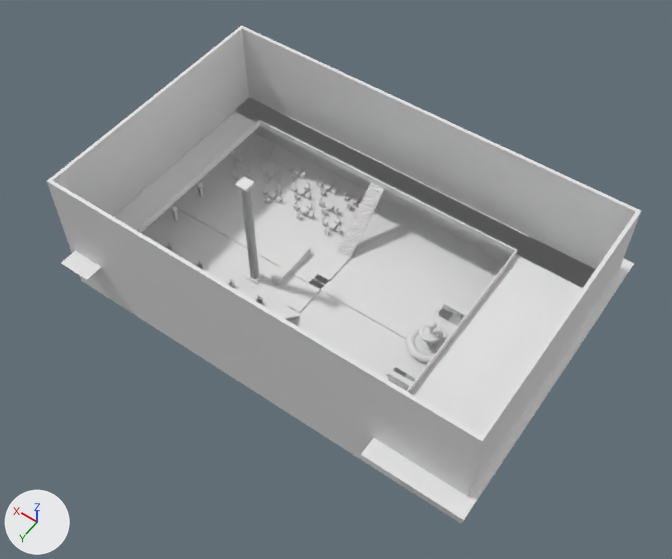
What one commit did to the Blender file scenes/Lobby game thing pre beta 1.0.blend.
Camera for both pictures: a camera (50 mm lens) standing at (-39.5, 62.9, 106.1) and looking at (4.4, 1.5, 9.6). Lighting does not change. The marker at lower left points along +X, +Y and +Z. Materials are left out; every surface is plain grey.

Script lines for the objects in view, before the commit:
```python
ob_column_001 = bpy.data.objects.new('Column.001', me_column_001)
ob_column_001.location = (16.8, 3.6, 3.4)
ob_column_001.scale = (4.28, 4.28, 7.87)
ob_plane_001 = bpy.data.objects.new('Plane.001', me_plane_001)
ob_plane_001.location = (5.4, -17.3, 10.3)
ob_plane_001.scale = (30.2, 1.85, 1.0)
ob_plane_002 = bpy.data.objects.new('Plane.002', me_plane_002)
ob_plane_002.location = (32.8, -1.1, 10.3)
ob_plane_002.rotation_euler = (0.0, 0.0, 1.571)  # degrees (0, 0, 90)
ob_plane_002.scale = (22.0, 2.42, 5.0)
ob_plane_003 = bpy.data.objects.new('Plane.003', me_plane_003)
ob_plane_003.location = (5.4, 15.7, 10.3)
ob_plane_003.scale = (30.2, 1.8, 1.0)
ob_plane_004 = bpy.data.objects.new('Plane.004', me_plane_004)
ob_plane_004.location = (-19.7, -1.1, 10.3)
ob_plane_004.rotation_euler = (0.0, 0.0, 1.571)  # degrees (0, 0, 90)
ob_plane_004.scale = (22.0, 6.77, 0.5)
ob_room = bpy.data.objects.new('Room', me_room_001)
ob_room.location = (-25.0, 17.7, 3.0)
ob_room_001 = bpy.data.objects.new('Room.001', me_room)
ob_room_001.location = (30.2, 13.8, 10.3)
ob_room_001.scale = (0.719, 1.0, 1.0)
ob_stairs = bpy.data.objects.new('Stairs', me_stairs_003)
ob_stairs.location = (8.9, 5.3, 3.0)
ob_stairs.scale = (2.24, 1.0, 1.38)
ob_stairs_003 = bpy.data.objects.new('Stairs.003', me_stairs_002)
ob_stairs_003.location = (9.0, -6.7, 3.0)
ob_stairs_003.rotation_euler = (0.0, 0.0, 3.142)  # degrees (0, 0, 180)
ob_stairs_003.scale = (2.24, 1.0, 1.38)
# me_room
# before: 0 (0.0, 0.0, 1.0), 1 (0.0, 0.0, 0.0), 2 (-60.0, 0.0, 1.0), 3 (-60.0, 0.0, 0.0), 4 (-60.0, -29.0, 1.0)
# before: 5 (-60.0, -29.0, 0.0), 6 (0.0, -29.0, 1.0), 7 (0.0, -29.0, 0.0)
# also in view: 'Cylinder.010' at (-9.2, -0.7, 5.7); 'Cube.027' at (24.6, -0.9, 3.1); 'Cube' at (5.0, -0.7, 2.9); 'Cube.007' at (3.6, -0.9, 3.1); 'Plane' at (5.4, -17.6, 10.3)
```
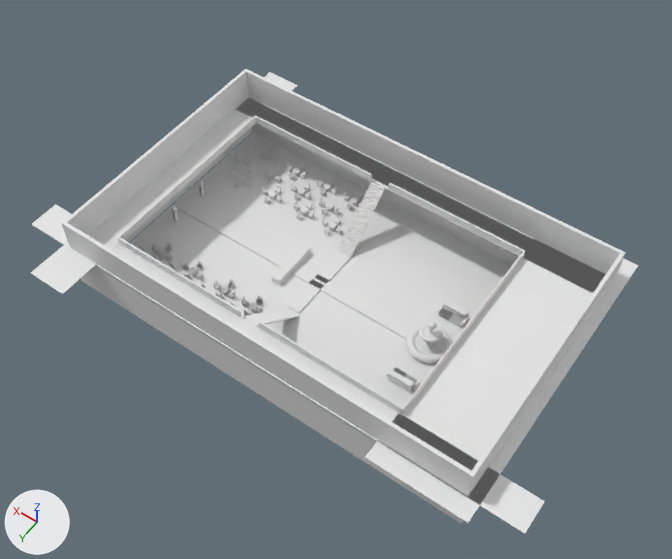
Where the newer file only moved an object's origin or applied its transform, the numbers keep the older frame.

Location of each change, [x1, y1, x2, y2] in pixels of the pictures (672 x 559 px):
'Room', mesh rescaled (9% shorter)
    before: [47, 26, 641, 523]
    after: [61, 69, 626, 523]
'Plane.004', moved
    before: [361, 237, 634, 520]
    after: [365, 240, 638, 523]
'Plane.003', rescaled (not visible before)
    after: [32, 204, 545, 533]
'Room.001', reshaped, moved, rescaled (30% narrower, 15% shorter)
    before: [136, 120, 517, 393]
    after: [259, 183, 525, 415]
'Plane.002', reshaped
    before: [61, 101, 276, 280]
    after: [31, 72, 298, 292]
'Plane.005', added
    after: [33, 163, 191, 294]
'Room.002', added
    after: [117, 115, 372, 317]
'Stairs.003', moved
    before: [337, 183, 384, 260]
    after: [337, 182, 385, 258]
'Column.001', deleted
    before: [240, 189, 259, 279]
'Stairs', moved
    before: [271, 307, 299, 320]
    after: [243, 307, 299, 327]
'Baseboard.001', no longer drawn
    before: [143, 126, 510, 253]
'Baseboard', now drawn
    after: [389, 189, 520, 256]

The change, as a diff of the scene's bpy script:
```diff
--- a/scenes/Lobby game thing pre beta 1.0.blend.py
+++ b/scenes/Lobby game thing pre beta 1.0.blend.py
@@ me_room @@
 me_room.from_pydata(...)  # 8 vertices, 4 faces; spans x -60.0..0.0, y -29.0..0.0, z 0.0..1.0
 # used by ob_room_001; location = (30.2, 13.8, 10.3); scale = (0.719, 1.0, 1.0)
 # verts and faces of me_room; kept vertices keep their numbers, new ones are numbered from 8
+# me_room part 1
+delete_vertices([*range(2, 6)])  # with the faces that use them
+delete_faces([(0, 1, 7, 6)])
+verts[0] = (0.0, 0.0, 1.2)  # moved
+verts[6] = (0.0, -29.0, 1.2)  # moved
+for new, old in zip([*range(8, 12)], [0, 1, 6, 7]): verts[new] = verts[old] + (-29.5, 0.0, 0.0)
+faces += [(0, 8, 9, 1), (8, 10, 11, 9), (6, 7, 11, 10)]
@@ me_room_001 @@
 me_room_001.from_pydata(...)  # 8 vertices, 4 faces; spans x 0.0..60.7, y -37.0..0.0, z 0.0..20.0
+# me_room_001 part 2: the whole mesh is scaled about the mesh origin by (1, 1, 0.609)
@@ me_plane_002 @@
 me_plane_002.from_pydata(...)  # 4 vertices, 1 face; spans x -1.0..1.0, y -1.0..1.0, z 0.0
 # used by ob_plane_002; location = (32.8, -1.1, 10.3); rotation_euler = (0.0, 0.0, 1.571), in degrees (0, 0, 90); scale = (22.0, 2.42, 5.0)
-me_plane_002.vertices[0].co = (-1.0, -1.0, 0.0)
-me_plane_002.vertices[1].co = (1.0, -1.0, 0.0)  # pixel (60, 263)
-me_plane_002.vertices[2].co = (-1.0, 1.0, 0.0)
-me_plane_002.vertices[3].co = (1.0, 1.0, 0.0)  # pixel (86, 279)
+# me_plane_002 part 3
+me_plane_002.vertices[0].co = (-1.13, -1.61, -0.02)  # pixel (270, 71)
+me_plane_002.vertices[1].co = (1.16, -1.82, 0.0)  # pixel (30, 272)
+me_plane_002.vertices[2].co = (-1.12, 0.67, -0.01)  # pixel (297, 85)
+me_plane_002.vertices[3].co = (1.16, 0.46, 0.01)  # pixel (59, 292)
@@ me_room_002 @@
+me_room_002.from_pydata([(0.0, 0.0, 1.2), (0.0, 0.0, 0.0), (-29.0, 0.0, 1.2), (-29.0, 0.0, 0.0), (-29.0, -29.0, 1.2), (-29.0, -29.0, 0.0), (0.0, -29.0, 1.2), (0.0, -29.0, 0.0)], [], [(0, 2, 3, 1), (2, 4, 5, 3), (4, 6, 7, 5)])
@@ me_plane_005 @@
+me_plane_005.from_pydata([(-1.0, -1.02, 0.0), (1.0, -1.02, 0.0), (-1.0, 0.98, 0.0), (1.0, 0.98, 0.0)], [], [(0, 1, 3, 2)])
@@ ob_room_001 @@
 ob_room_001 = bpy.data.objects.new('Room.001', me_room)
-ob_room_001.location = (30.2, 13.8, 10.3)
-ob_room_001.scale = (0.719, 1.0, 1.0)
+ob_room_001.location = (7.4, 13.5, 10.3)
+ob_room_001.scale = (0.72, 1.0, 1.0)
 _m = ob_room_001.modifiers.new('Solidify', 'SOLIDIFY')
@@ ob_stairs @@
 ob_stairs = bpy.data.objects.new('Stairs', me_stairs_003)
-ob_stairs.location = (8.9, 5.3, 3.0)
+ob_stairs.location = (8.9, 5.4, 3.0)
 ob_stairs.scale = (2.24, 1.0, 1.38)
@@ ob_plane_003 @@
 ob_plane_003.location = (5.4, 15.7, 10.3)
-ob_plane_003.scale = (30.2, 1.8, 1.0)
+ob_plane_003.scale = (38.1, 2.29, 1.27)
@@ ob_plane_004 @@
 ob_plane_004 = bpy.data.objects.new('Plane.004', me_plane_004)
-ob_plane_004.location = (-19.7, -1.1, 10.3)
+ob_plane_004.location = (-20.3, -1.1, 10.3)
 ob_plane_004.rotation_euler = (0.0, 0.0, 1.571)  # degrees (0, 0, 90)
@@ ob_stairs_003 @@
 ob_stairs_003 = bpy.data.objects.new('Stairs.003', me_stairs_002)
-ob_stairs_003.location = (9.0, -6.7, 3.0)
+ob_stairs_003.location = (9.0, -6.9, 3.0)
 ob_stairs_003.rotation_euler = (0.0, 0.0, 3.142)  # degrees (0, 0, 180)
@@ ob_column_001 @@
-ob_column_001 = bpy.data.objects.new('Column.001', me_column_001)
@@ ob_room_002 @@
+ob_room_002 = bpy.data.objects.new('Room.002', me_room_002)  # modifiers SOLIDIFY
+ob_room_002.location = (10.3, -15.3, 10.3)
+ob_room_002.rotation_euler = (0.0, 0.0, 3.142)  # degrees (0, 0, 180)
+ob_room_002.scale = (0.719, 1.0, 1.0)
@@ ob_plane_005 @@
+ob_plane_005 = bpy.data.objects.new('Plane.005', me_plane_005)
+ob_plane_005.location = (33.9, -0.7, 10.3)
+ob_plane_005.rotation_euler = (0.00452, -0.00482, 1.572)  # degrees (0.3, -0.3, 90)
+ob_plane_005.scale = (25.1, 2.76, 5.71)
```
